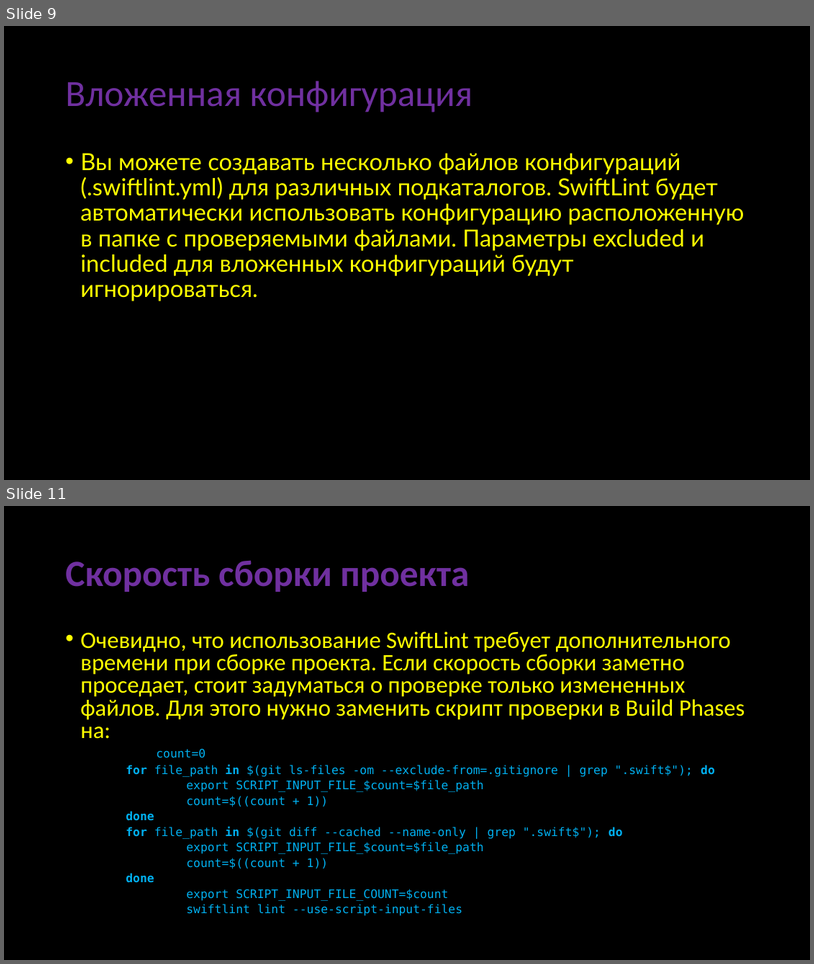
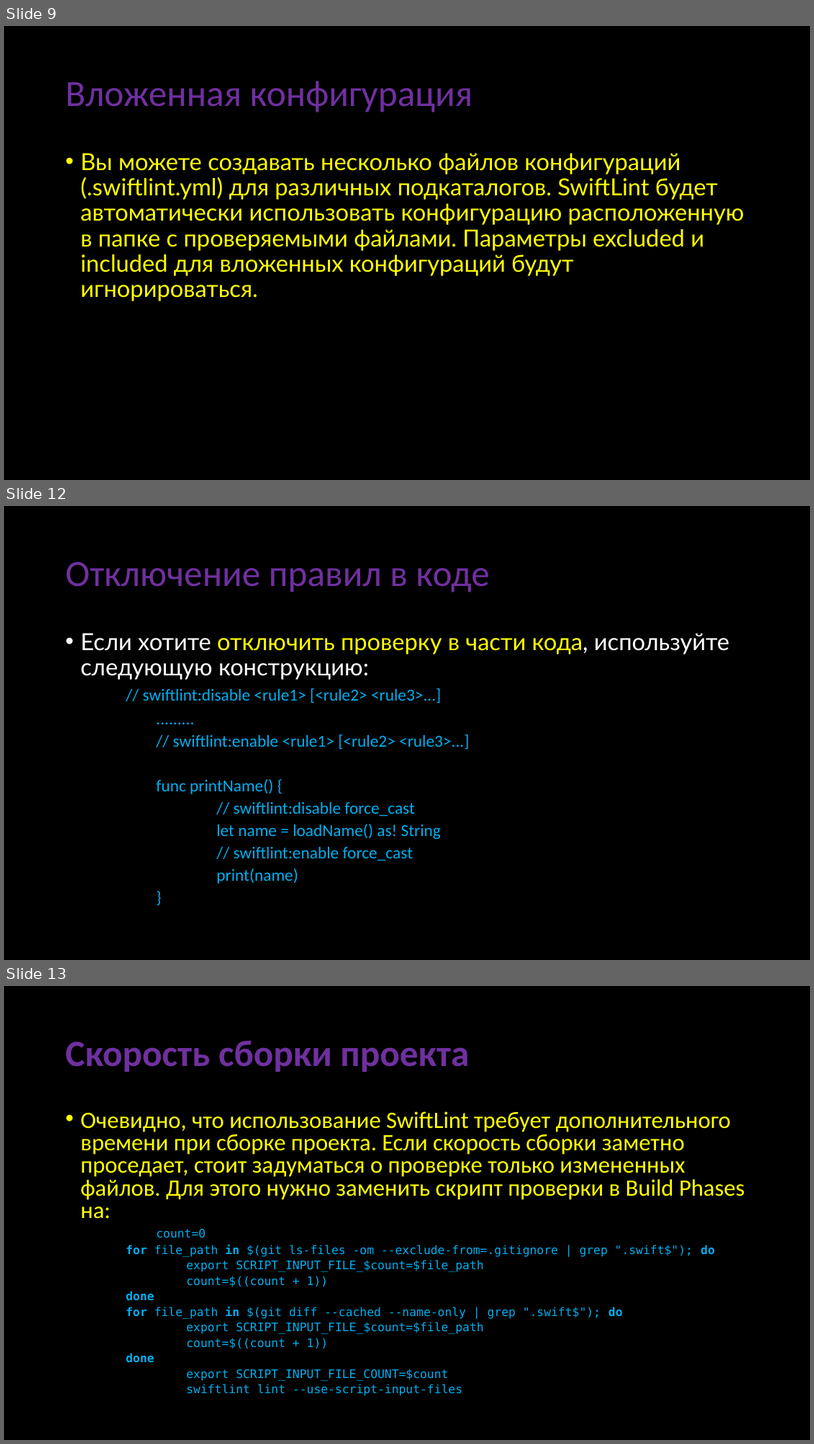
Before and after one commit to abrosov-sergey/HSE-KPV-IOS-2022-23, a slide deck: Presentation/SwiftLint-Abrosov.pptx. Shown one above the other, each under a label of ours: slides 9 and 11 before the commit, slides 9, 12 and 13 after it; the slides between them are not shown. The pictures are 814x964 and 814x1444 pixels, drawn with LibreOffice and Linux fonts; fonts in the diff are those of the drawing. Boxes give left, top, right and bottom in pixels: in the first picture for what was removed or moved away, otherwise in the second. Text is boxed around its words. In the diff, an @@ line names an element or a change of style, - is before the commit and + after.

```diff
--- a/Presentation/SwiftLint-Abrosov.pptx
+++ b/Presentation/SwiftLint-Abrosov.pptx
@@ slide 12 added at box(4, 506, 810, 960), background #000000 @@
@@ title added at box(65, 561, 489, 592), 44 pt, text #7030A0 @@
+Отключение правил в коде
@@ text added at box(80, 633, 730, 883), 20 pt, text #00B0F0 @@
+• Если хотите отключить проверку в части кода, используйте следующую конструкцию:
+  // swiftlint:disable <rule1> [<rule2> <rule3>...]
+  .........
+  // swiftlint:enable <rule1> [<rule2> <rule3>...]
+  func printName() {
+  // swiftlint:disable force_cast
+  let name = loadName() as! String
+  // swiftlint:enable force_cast
+  print(name)
+  }
@@ what was slide 11 is now slide 13 @@
```
Also in this commit, not shown: 1 slide changed, 1 other slide added, 1 other file.
